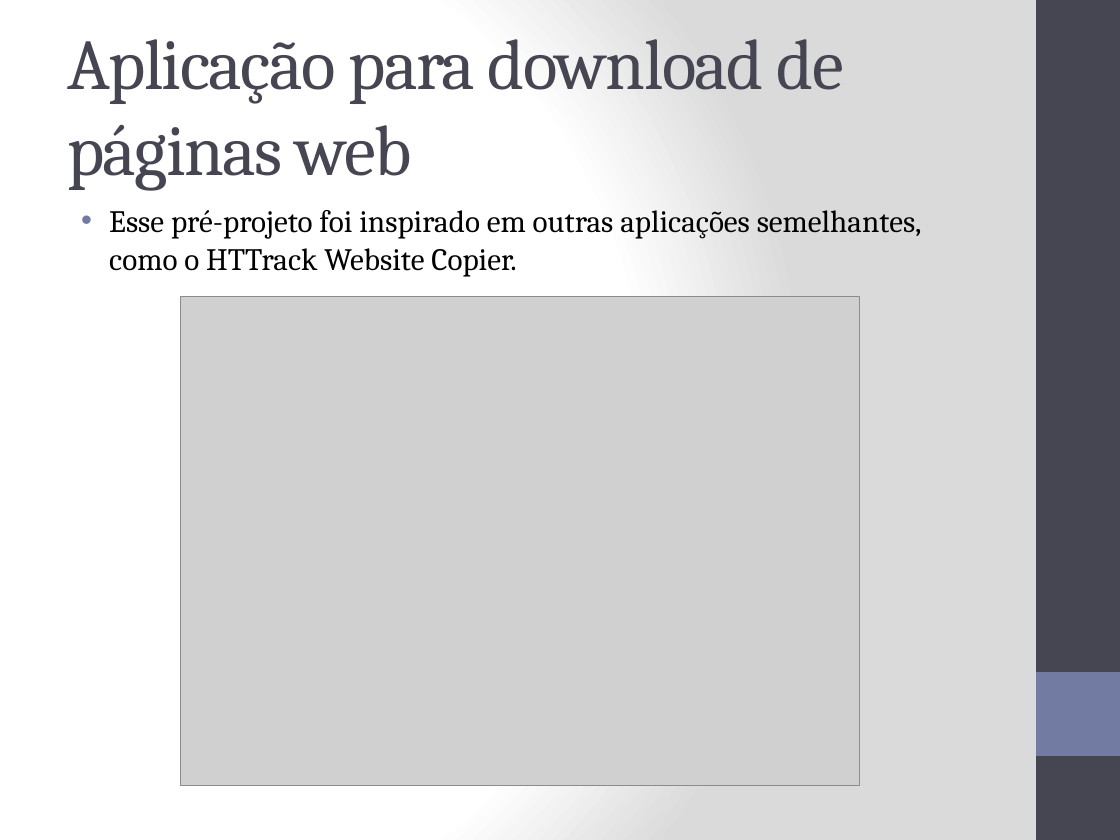
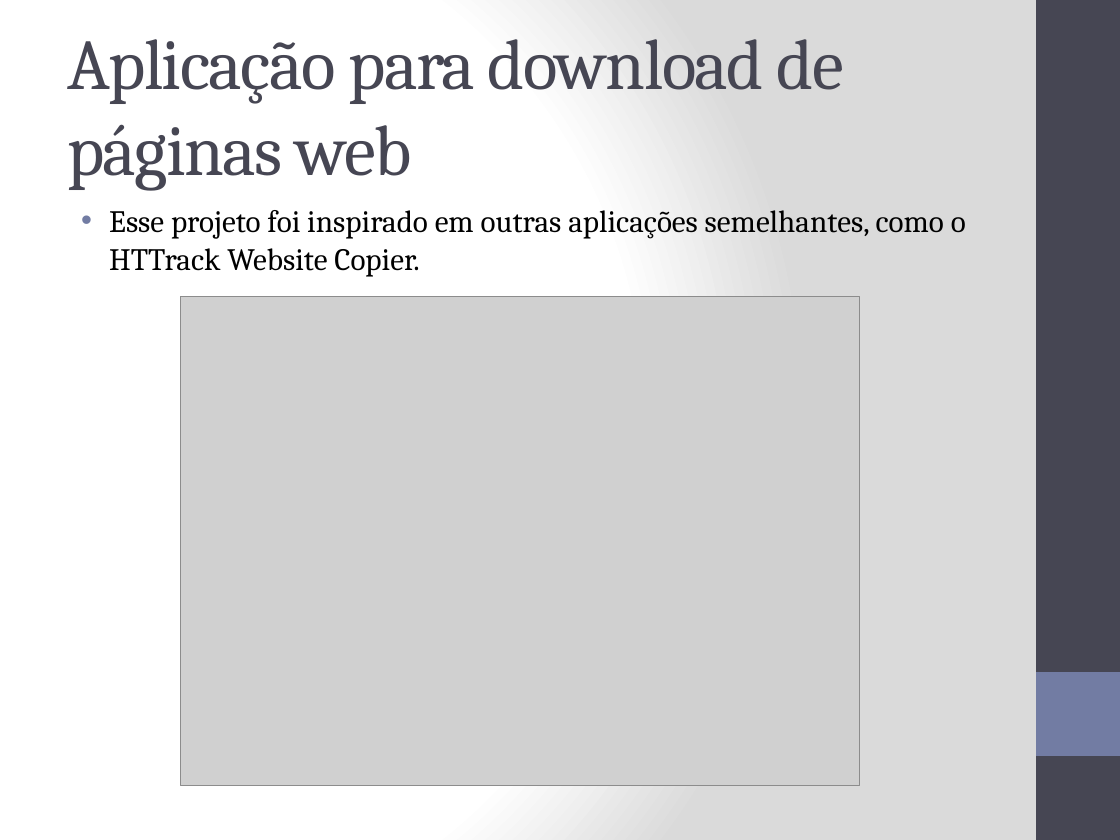
Before and after one commit to JJCorsiF/OfflinePageViewer, a slide deck: slide 3 of ProjetoDownloader.pptx. Drawn at 1120x840 pixels with LibreOffice and Linux fonts; fonts in the diff are those of the drawing; grey boxes stand for pictures. Boxes give left, top, right and bottom in pixels: in the first picture for what was removed or moved away, otherwise in the second. Text is boxed around its words. In the diff, an @@ line names an element or a change of style, - is before the commit and + after.

Commit message:
Projeto Atualizado

```diff
--- a/ProjetoDownloader.pptx
+++ b/ProjetoDownloader.pptx
@@ text at [109, 210, 966, 276]: text changed @@
-• Esse pré-projeto foi inspirado em outras aplicações semelhantes, como o HTTrack Website Copier.
+• Esse projeto foi inspirado em outras aplicações semelhantes, como o HTTrack Website Copier.
```
Also in this commit, not shown: 1 other slide changed, 18 slides added, 1 slide removed.
